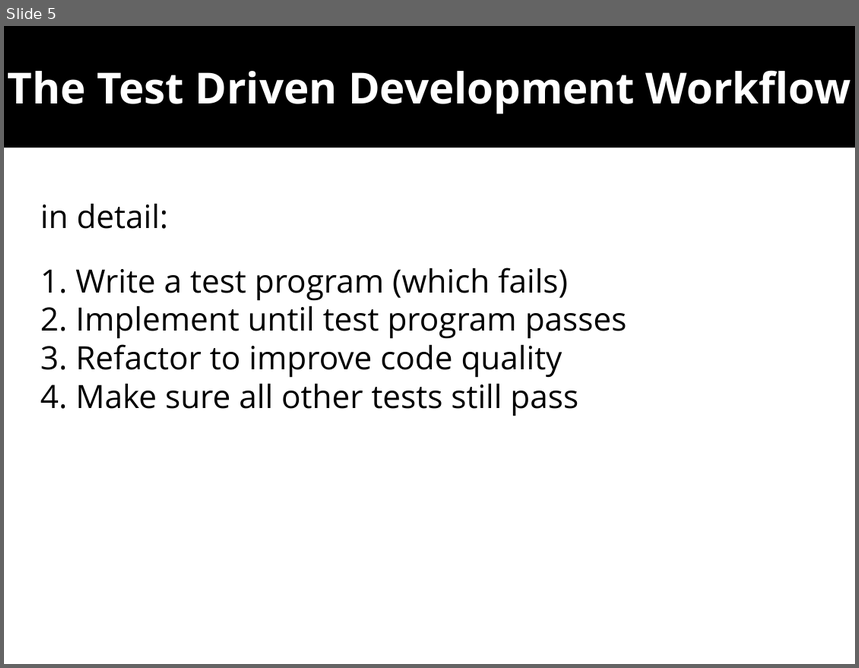
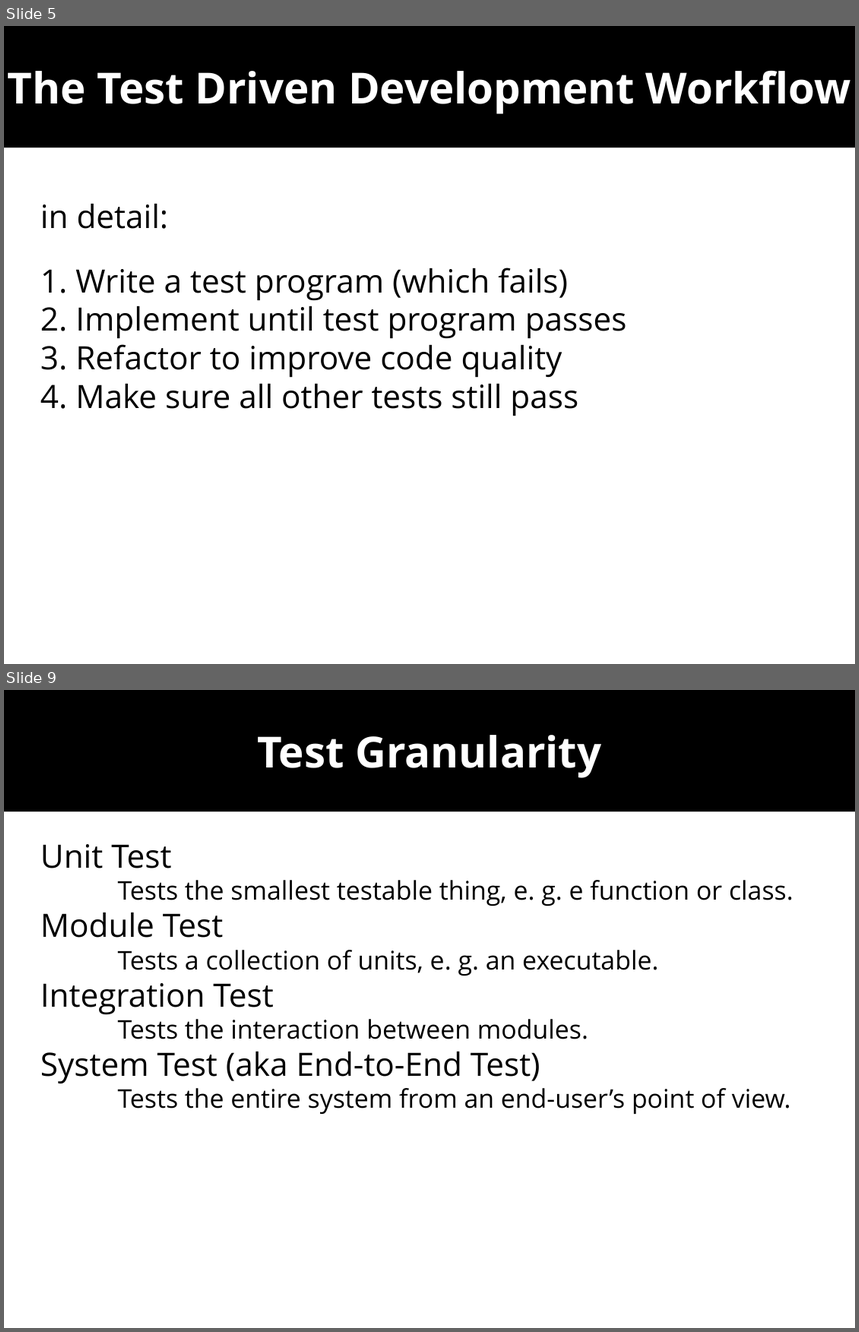
Before and after one commit to wolframroesler/Talks, a slide deck: tdd.odp. Shown one above the other, each under a label of ours: slide 5 before the commit, slides 5 and 9 after it; the slides between them are not shown. The pictures are 859x668 and 859x1332 pixels, drawn with LibreOffice and Linux fonts; fonts in the diff are those of the drawing. Boxes give left, top, right and bottom in pixels: in the first picture for what was removed or moved away, otherwise in the second. Text is boxed around its words. In the diff, an @@ line names an element or a change of style, - is before the commit and + after.

```diff
--- a/tdd.odp
+++ b/tdd.odp
@@ slide 9 added at <box>4,690,855,1328</box>, background #FFFFFF @@
@@ subtitle added at <box>4,690,855,812</box>, fill #000000, 40 pt, text #FFFFFF, bold @@
+Test Granularity
@@ text added at <box>40,844,794,1114</box>, 24 pt, text #000000 @@
+Unit Test
+Tests the smallest testable thing, e. g. e function or class.
+Module Test
+Tests a collection of units, e. g. an executable.
+Integration Test
+Tests the interaction between modules.
+System Test (aka End-to-End Test)
+Tests the entire system from an end-user’s point of view.
```
Also in this commit, not shown: 4 slides changed, 8 other slides added.
